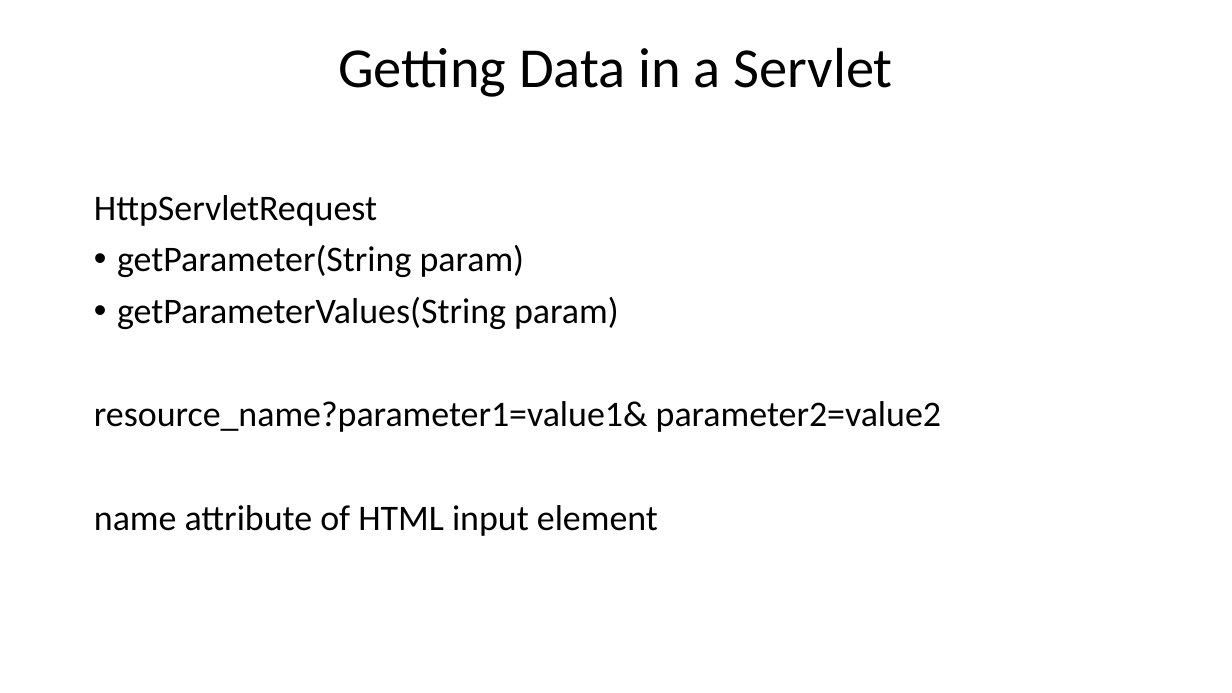
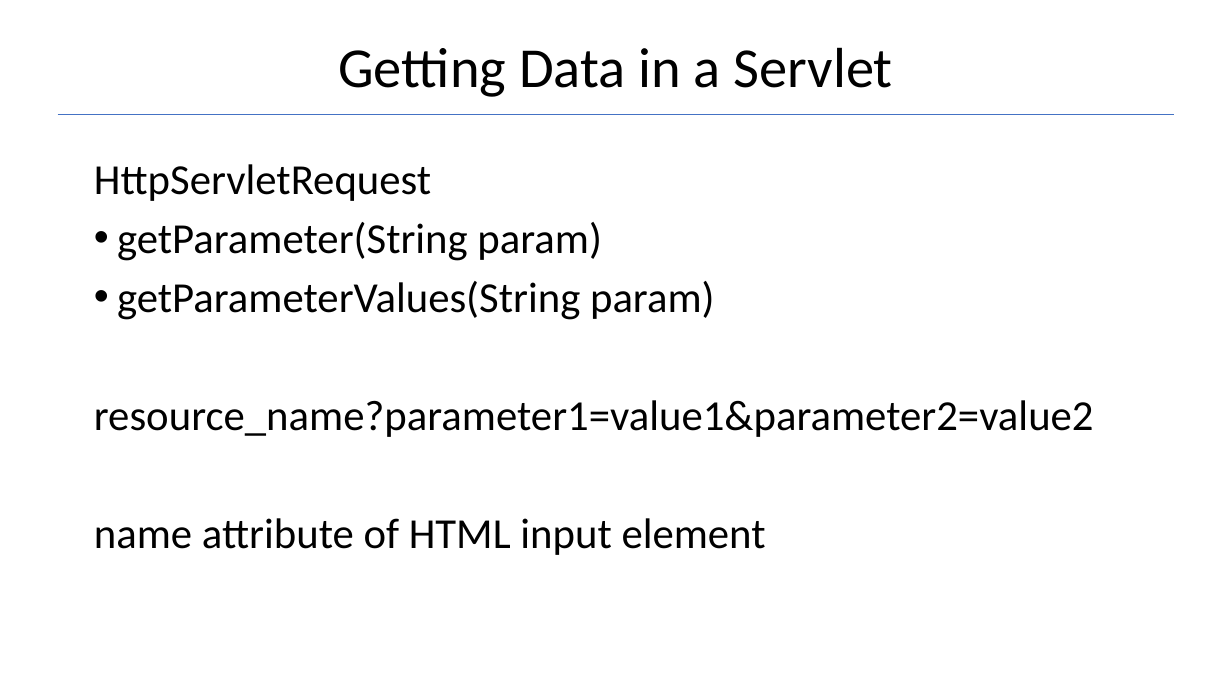
Before and after one commit to Garnik94/Levelup_presentations, a slide deck: slide 10 of Servlet/Servlet_Presentation.pptx. Drawn at 1232x693 pixels with LibreOffice and Linux fonts; fonts in the diff are those of the drawing. Boxes give left, top, right and bottom in pixels: in the first picture for what was removed or moved away, otherwise in the second. Text is boxed around its words. In the diff, an @@ line names an element or a change of style, - is before the commit and + after.

```diff
--- a/Servlet/Servlet_Presentation.pptx
+++ b/Servlet/Servlet_Presentation.pptx
@@ line added from (57, 115) to (1175, 115), #4472C4 1.5 pt @@
@@ text "HttpServletRequest": place and size @@
-text "HttpServletRequest" at [94,195,941,536]
+text "HttpServletRequest" at [94,164,1094,555]
@@ text at [94,164,766,555]: size 28 to 33.3 pt in "HttpServletRequest", "getParameter(String param)", "getParameterValues(String param)", "name attribute of HTML input element" @@
@@ text at [94,400,1094,437]: text changed; size 28 to 33.3 pt @@
-resource_name?parameter1=value1& parameter2=value2
+resource_name?parameter1=value1&parameter2=value2
```
Also in this commit, not shown: 3 other slides changed, 4 slides added, 4 other files.
